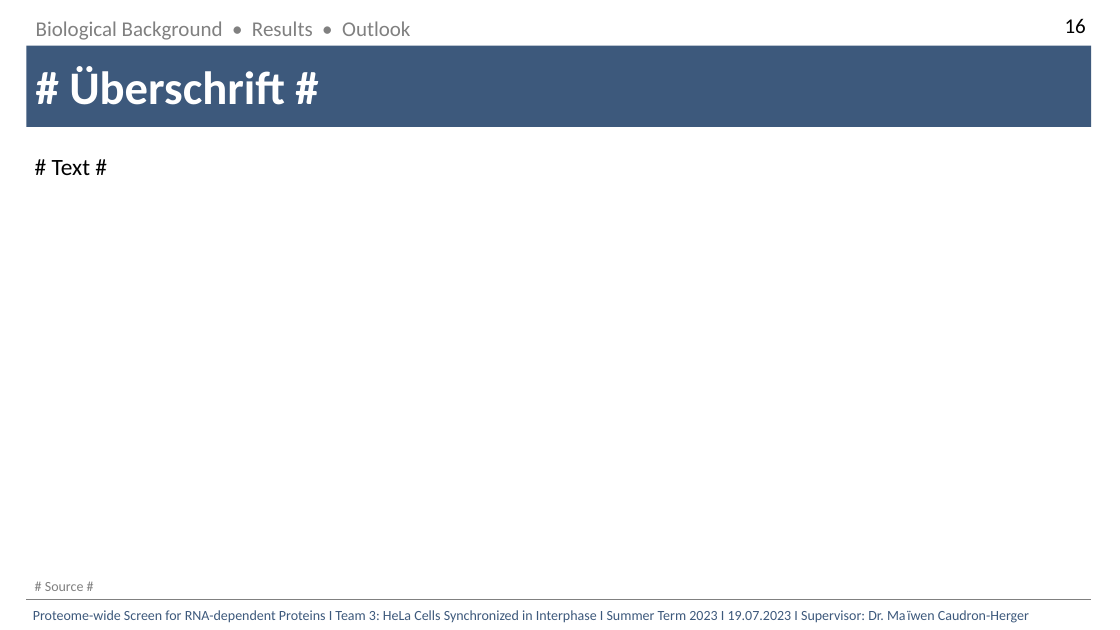
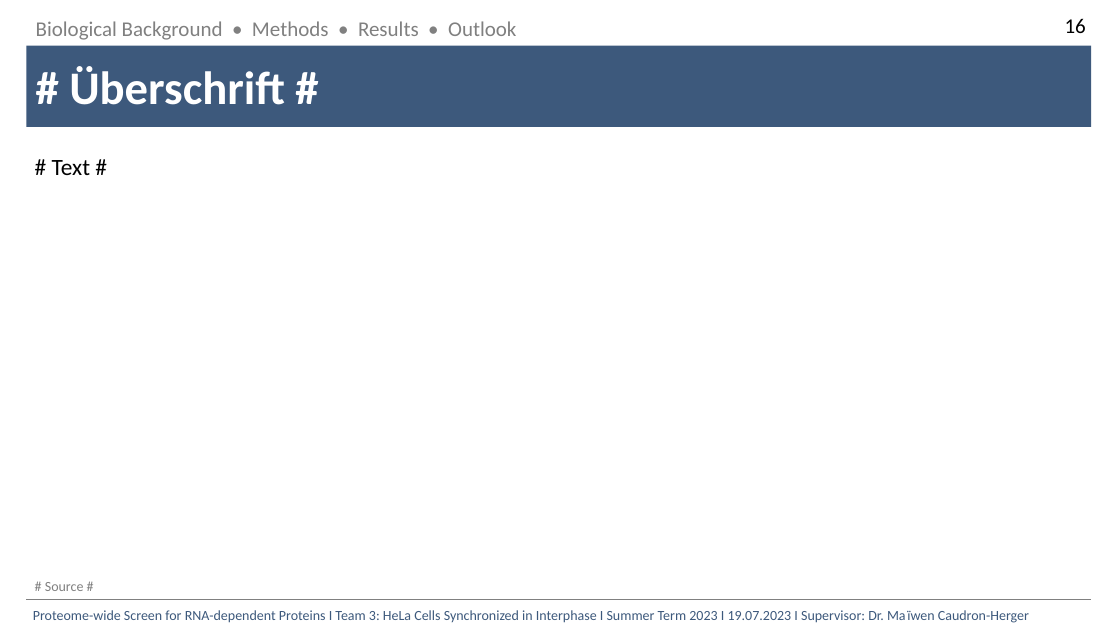
Before and after one commit to datascience-mobi-2023/topic03_team03, a slide deck: slide 7 of Template_Final_Presentation.pptx (slide 6 before the commit). Drawn at 1120x630 pixels with LibreOffice and Linux fonts; fonts in the diff are those of the drawing. Boxes give left, top, right and bottom in pixels: in the first picture for what was removed or moved away, otherwise in the second. Text is boxed around its words. In the diff, an @@ line names an element or a change of style, - is before the commit and + after.

Commit message:
Methods als Folie hinzugefügt

```diff
--- a/Template_Final_Presentation.pptx
+++ b/Template_Final_Presentation.pptx
@@ text at [36,21,516,40]: text changed @@
-Biological Background • Results • Outlook
+Biological Background • Methods • Results • Outlook
```
Also in this commit, not shown: 3 other slides changed, 1 slide added.
